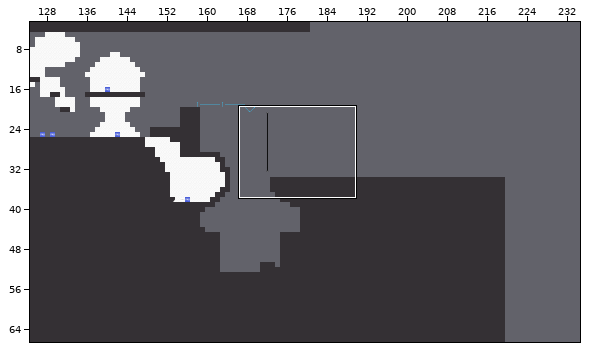
A Tiled map (JSON) gets an edit: assets/tilemaps/Alpha1.json. Above, an overview of the earlier version with the close-up marked.
Close-up. Earlier state:
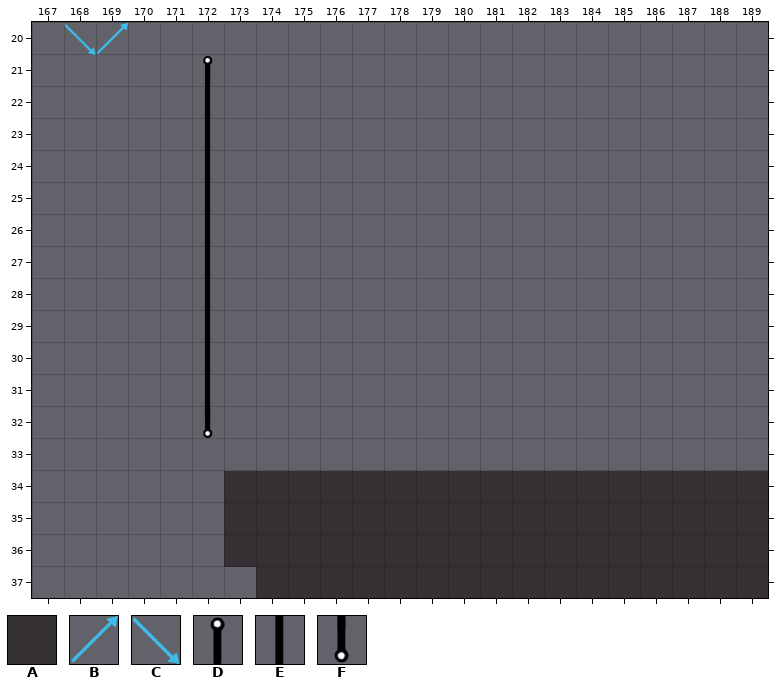
Cells are 64x64 px. Shown: x 167..189, y 20..37. The commit also changed other parts of the map, which this record leaves out.
Key: from "Alpha_test1": A 116; from "platformPack_tilesheet_LD": B 339, C 342, D 402, E 430, F 458.
_ is an empty cell.
Layers that did not change in this view are not listed.
Layer "Sol" before, first column x 167:
20 _CB____________________
21 _____D_________________
22 _____E_________________
23 _____E_________________
24 _____E_________________
25 _____E_________________
26 _____E_________________
27 _____E_________________
28 _____E_________________
29 _____E_________________
30 _____E_________________
31 _____E_________________
32 _____F_________________
33 _______________________
34 ______AAAAAAAAAAAAAAAAA
35 ______AAAAAAAAAAAAAAAAA
36 ______AAAAAAAAAAAAAAAAA
37 _______AAAAAAAAAAAAAAAA
After:
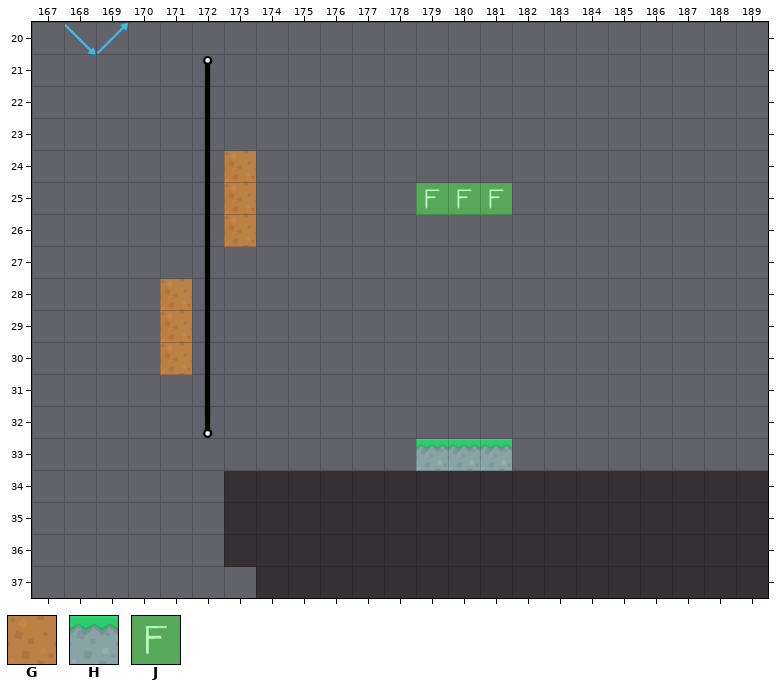
Further tiles: from "Alpha_test1": G 3, H 28; from "platformPack_tilesheet_LD": J 293.
Diff:
Changed rows in their new state; . is an unchanged cell.
Layer "Sol":
first column x 171:
24 ..G........
25 ..G.....JJJ
26 ..G........
28 G..........
29 G..........
30 G..........
33 ........HHH
